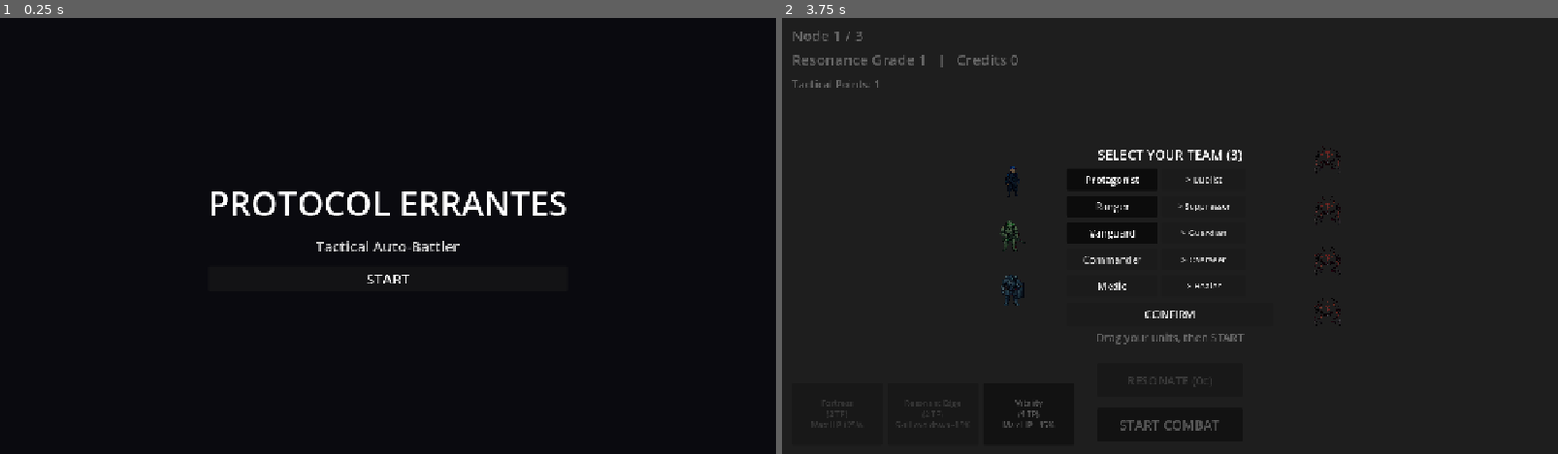
Above: before the commit, frames 1-2 (left to right).
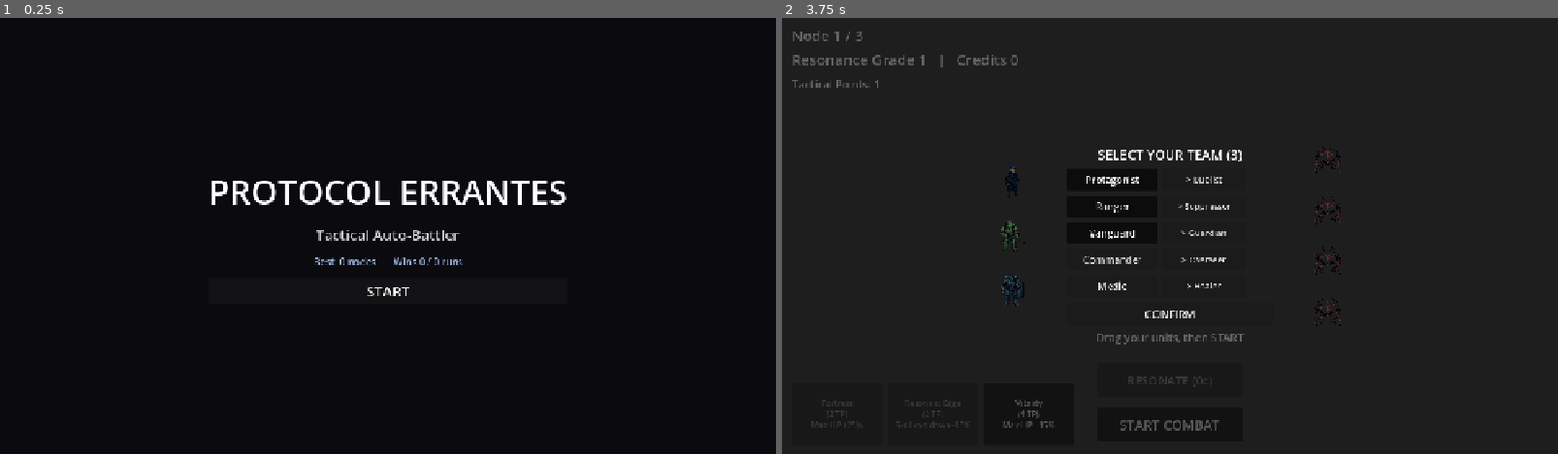
Above: after the commit, the same moments.

Repository: Hwari2929/PROTOCOL-ERRANTEs
Game: Godot game, scene res://scenes/main.tscn
Same seed, same stepped clock (60 frames per second), same inputs: the game is played once before the commit and once after it.
Inputs:
- Up to frame 1 (0.25 s): no input
- Up to frame 2 (3.75 s): click "START COMBAT" at 0.5 s; click "START COMBAT" at 1.25 s; click "CONFIRM" at 2 s; click "CONFIRM" at 2.75 s; click "START" at 3.5 s

The runs differ from the first frame. In frame 1, 2.3% of the frame differs, in the area x 27-73%, y 37-64%; in frame 2, nothing differs.

Commit message:
feat(meta): persistent run record (runs/wins/best nodes) on title [opus]
- save_store.gd: user://pe_record.json load/record_run
- battle_session records run on win/defeat (nodes cleared, victory)
- title_overlay shows Best/Wins/Runs line

Co-Authored-By: Claude Opus 4.8 <noreply@anthropic.com>

Diff:
--- a/scripts/battle/battle_session.gd
+++ b/scripts/battle/battle_session.gd
@@ -36,6 +36,7 @@
 	else:
 		_is_run_over = true
 		_run_result = -1
+		SaveStore.record_run(_current_node - 1, false)
 		EventBus.battle_session_ended.emit(false)
 
 func advance_node() -> void:
@@ -59,8 +60,10 @@
 		else:
 			_is_run_over = true
 			_run_result = 1
+			SaveStore.record_run(_node_count, true)
 			EventBus.battle_session_ended.emit(true)
 	elif result == -1:
 		_is_run_over = true
 		_run_result = -1
+		SaveStore.record_run(_current_node - 1, false)
 		EventBus.battle_session_ended.emit(false)
--- /dev/null
+++ b/scripts/core/save_store.gd
@@ -0,0 +1,36 @@
+extends Node
+class_name SaveStore
+## Minimal persistent meta record (user://). Tracks runs / wins / best nodes cleared.
+## Lightweight static helper (the GDD's full SaveManager can supersede later).
+
+const PATH: String = "user://pe_record.json"
+
+
+static func load_record() -> Dictionary:
+	var base: Dictionary = {"runs": 0, "wins": 0, "best_nodes": 0}
+	if not FileAccess.file_exists(PATH):
+		return base
+	var f: FileAccess = FileAccess.open(PATH, FileAccess.READ)
+	if f == null:
+		return base
+	var parsed: Variant = JSON.parse_string(f.get_as_text())
+	f.close()
+	if typeof(parsed) != TYPE_DICTIONARY:
+		return base
+	var d: Dictionary = parsed
+	base["runs"] = int(d.get("runs", 0))
+	base["wins"] = int(d.get("wins", 0))
+	base["best_nodes"] = int(d.get("best_nodes", 0))
+	return base
+
+
+static func record_run(nodes_cleared: int, victory: bool) -> void:
+	var d: Dictionary = load_record()
+	d["runs"] = int(d["runs"]) + 1
+	if victory:
+		d["wins"] = int(d["wins"]) + 1
+	d["best_nodes"] = maxi(int(d["best_nodes"]), nodes_cleared)
+	var f: FileAccess = FileAccess.open(PATH, FileAccess.WRITE)
+	if f != null:
+		f.store_string(JSON.stringify(d))
+		f.close()
--- a/scripts/ui/title_overlay.gd
+++ b/scripts/ui/title_overlay.gd
@@ -5,6 +5,7 @@
 var _vbox: VBoxContainer
 var _title_label: Label
 var _subtitle_label: Label
+var _record_label: Label
 var _start_button: Button
 
 func _ready() -> void:
@@ -43,6 +44,15 @@
 	_subtitle_label.add_theme_color_override("font_color", Color(0.8, 0.8, 0.8))
 	_vbox.add_child(_subtitle_label)
 
+	# Persistent record line
+	_record_label = Label.new()
+	var rec: Dictionary = SaveStore.load_record()
+	_record_label.text = "Best: %d nodes   ·   Wins %d / %d runs" % [int(rec["best_nodes"]), int(rec["wins"]), int(rec["runs"])]
+	_record_label.horizontal_alignment = HORIZONTAL_ALIGNMENT_CENTER
+	_record_label.add_theme_font_size_override("font_size", 16)
+	_record_label.add_theme_color_override("font_color", Color(0.6, 0.7, 0.85))
+	_vbox.add_child(_record_label)
+
 	# Start Button
 	_start_button = Button.new()
 	_start_button.text = "START"
Not shown, added: scripts/core/save_store.gd.uid
